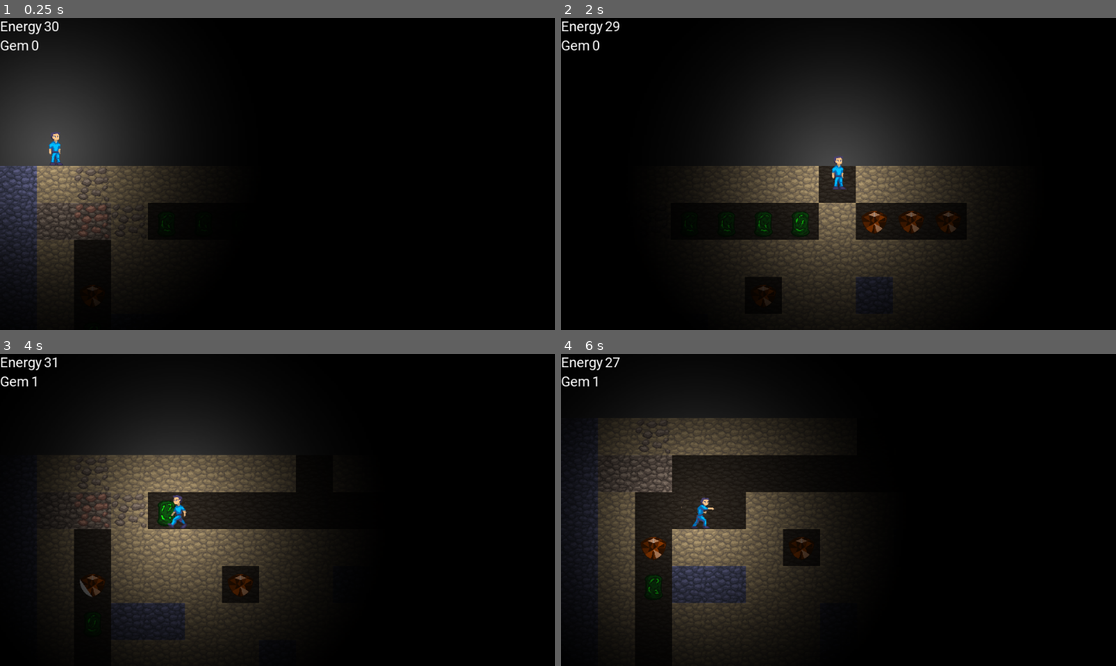
Above: before the commit, frames 1-4 (two rows, left to right).
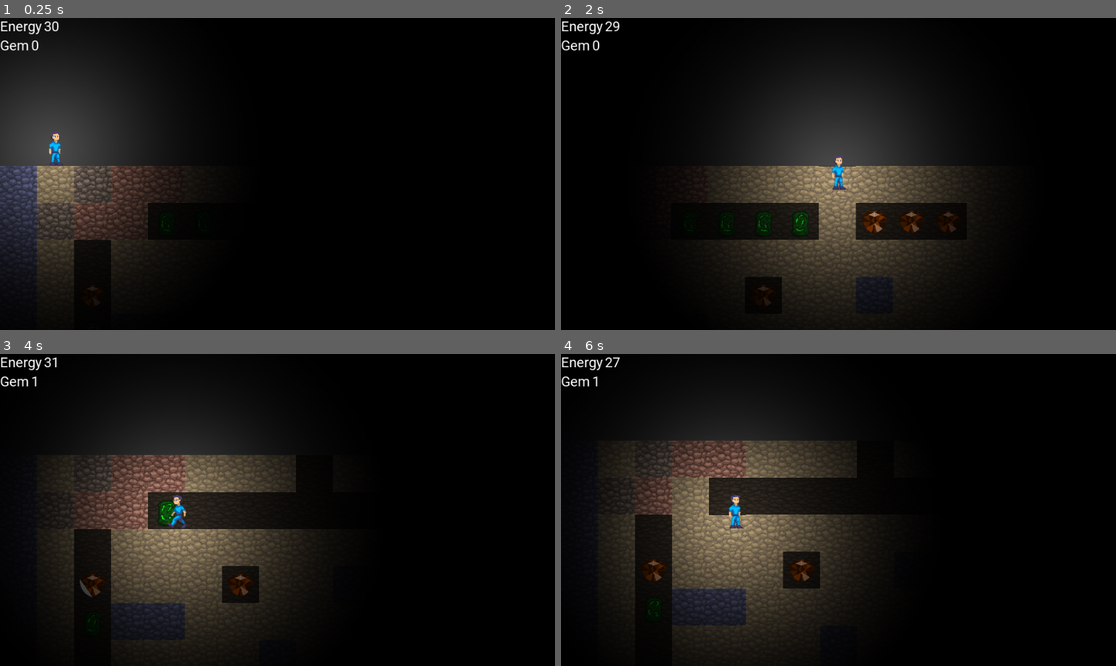
Above: after the commit, the same moments.

Repository: jusw85/ld48-godot
Game: Godot game, scene res://main.tscn
The game is run twice, just before and just after one commit, with the same random seed, the same clock (stepped at 60 frames per second) and the same inputs.
Inputs:
- Up to frame 1 (0.25 s): no input
- Up to frame 2 (2 s): tap Enter at 0.5 s; hold Right (ui_right) 0.53-1.28 s; hold Down (ui_down) from 1.28 s (still down)
- Up to frame 3 (4 s): release Down (ui_down) at 2.03 s; hold Right (ui_right) 2.03-2.78 s; hold Up (ui_up) 2.78-3.53 s; tap R (restart) at 3.5 s; hold Left (ui_left) from 3.53 s (still down)
- Up to frame 4 (6 s): release Left (ui_left) at 5.03 s; hold Down (ui_down) 5.03-5.78 s; hold Right (ui_right) from 5.78 s (still down)

The runs differ from the first frame. In frame 1, 0.3% of the frame differs, in the area x 13-22%, y 47-70%; in frame 2, 0.7%; in frame 3, 0.8%; in frame 4, 15%, in the area x 1-55%, y 20-89%.

Commit message:
Add rock crumble

Diff:
--- a/collectibles/fuel.tscn
+++ b/collectibles/fuel.tscn
@@ -48,7 +48,6 @@
 [node name="AnimatedSprite" type="AnimatedSprite" parent="Area2D"]
 frames = SubResource( 6 )
 animation = "flash"
-frame = 3
 playing = true
 
 [connection signal="body_entered" from="Area2D" to="." method="_on_Area2D_body_entered"]
--- a/level/level.tscn
+++ b/level/level.tscn
@@ -139,7 +139,7 @@
 [node name="TileMap" type="TileMap" parent="."]
 tile_set = SubResource( 9 )
 format = 1
-tile_data = PoolIntArray( 0, 4, 7, 1, 4, 1, 2, 4, 2, 3, 4, 1, 4, 4, 1, 5, 4, 1, 6, 4, 1, 7, 4, 1, 8, 4, 1, 9, 4, 1, 10, 4, 1, 11, 4, 1, 12, 4, 1, 13, 4, 1, 14, 4, 1, 15, 4, 1, 16, 4, 1, 17, 4, 1, 18, 4, 1, 19, 4, 7, 65536, 4, 7, 65537, 4, 3, 65538, 4, 4, 65539, 4, 2, 65540, 0, 0, 65541, 0, 0, 65542, 0, 0, …(8848 unchanged characters)…
+tile_data = PoolIntArray( 0, 4, 7, 1, 4, 1, 2, 4, 3, 3, 4, 5, 4, 4, 5, 5, 4, 1, 6, 4, 1, 7, 4, 1, 8, 4, 1, 9, 4, 1, 10, 4, 1, 11, 4, 1, 12, 4, 1, 13, 4, 1, 14, 4, 1, 15, 4, 1, 16, 4, 1, 17, 4, 1, 18, 4, 1, 19, 4, 7, 65536, 4, 7, 65537, 4, 3, 65538, 4, 5, 65539, 4, 5, 65540, 0, 0, 65541, 0, 0, 65542, 0, 0, …(8848 unchanged characters)…
 
 [node name="LeftBounds" type="StaticBody2D" parent="."]
 
--- /dev/null
+++ b/level/rock_anim.gd
@@ -0,0 +1,12 @@
+extends Node2D
+
+
+onready var sprite: AnimatedSprite = $AnimatedSprite
+
+
+func start(anim: String):
+	sprite.play(anim)
+
+
+func _on_AnimatedSprite_animation_finished():
+	queue_free()
--- /dev/null
+++ b/level/rock_anim.tscn
@@ -0,0 +1,137 @@
+[gd_scene load_steps=24 format=2]
+
+[ext_resource path="res://level/crumble_all.png" type="Texture" id=1]
+[ext_resource path="res://level/rock_anim.gd" type="Script" id=2]
+
+[sub_resource type="AtlasTexture" id=12]
+flags = 4
+atlas = ExtResource( 1 )
+region = Rect2( 0, 0, 128, 128 )
+
+[sub_resource type="AtlasTexture" id=13]
+flags = 4
+atlas = ExtResource( 1 )
+region = Rect2( 128, 0, 128, 128 )
+
+[sub_resource type="AtlasTexture" id=14]
+flags = 4
+atlas = ExtResource( 1 )
+region = Rect2( 256, 0, 128, 128 )
+
+[sub_resource type="AtlasTexture" id=15]
+flags = 4
+atlas = ExtResource( 1 )
+region = Rect2( 384, 0, 128, 128 )
+
+[sub_resource type="AtlasTexture" id=16]
+flags = 4
+atlas = ExtResource( 1 )
+region = Rect2( 512, 0, 128, 128 )
+
+[sub_resource type="AtlasTexture" id=17]
+flags = 4
+atlas = ExtResource( 1 )
+region = Rect2( 0, 256, 128, 128 )
+
+[sub_resource type="AtlasTexture" id=18]
+flags = 4
+atlas = ExtResource( 1 )
+region = Rect2( 128, 256, 128, 128 )
+
+[sub_resource type="AtlasTexture" id=19]
+flags = 4
+atlas = ExtResource( 1 )
+region = Rect2( 256, 256, 128, 128 )
+
+[sub_resource type="AtlasTexture" id=20]
+flags = 4
+atlas = ExtResource( 1 )
+region = Rect2( 384, 256, 128, 128 )
+
+[sub_resource type="AtlasTexture" id=21]
+flags = 4
+atlas = ExtResource( 1 )
+region = Rect2( 512, 256, 128, 128 )
+
+[sub_resource type="AtlasTexture" id=1]
+flags = 4
+atlas = ExtResource( 1 )
+region = Rect2( 0, 384, 128, 128 )
+
+[sub_resource type="AtlasTexture" id=2]
+flags = 4
+atlas = ExtResource( 1 )
+region = Rect2( 128, 384, 128, 128 )
+
+[sub_resource type="AtlasTexture" id=3]
+flags = 4
+atlas = ExtResource( 1 )
+region = Rect2( 256, 384, 128, 128 )
+
+[sub_resource type="AtlasTexture" id=4]
+flags = 4
+atlas = ExtResource( 1 )
+region = Rect2( 384, 384, 128, 128 )
+
+[sub_resource type="AtlasTexture" id=5]
+flags = 4
+atlas = ExtResource( 1 )
+region = Rect2( 512, 384, 128, 128 )
+
+[sub_resource type="AtlasTexture" id=7]
+flags = 4
+atlas = ExtResource( 1 )
+region = Rect2( 0, 128, 128, 128 )
+
+[sub_resource type="AtlasTexture" id=8]
+flags = 4
+atlas = ExtResource( 1 )
+region = Rect2( 128, 128, 128, 128 )
+
+[sub_resource type="AtlasTexture" id=9]
+flags = 4
+atlas = ExtResource( 1 )
+region = Rect2( 256, 128, 128, 128 )
+
+[sub_resource type="AtlasTexture" id=10]
+flags = 4
+atlas = ExtResource( 1 )
+region = Rect2( 384, 128, 128, 128 )
+
+[sub_resource type="AtlasTexture" id=11]
+flags = 4
+atlas = ExtResource( 1 )
+region = Rect2( 512, 128, 128, 128 )
+
+[sub_resource type="SpriteFrames" id=6]
+animations = [ {
+"frames": [ SubResource( 12 ), SubResource( 13 ), SubResource( 14 ), SubResource( 15 ), SubResource( 16 ) ],
+"loop": false,
+"name": "crumble1",
+"speed": 10.0
+}, {
+"frames": [ SubResource( 17 ), SubResource( 18 ), SubResource( 19 ), SubResource( 20 ), SubResource( 21 ) ],
+"loop": false,
+"name": "crumble5",
+"speed": 10.0
+}, {
+"frames": [ SubResource( 1 ), SubResource( 2 ), SubResource( 3 ), SubResource( 4 ), SubResource( 5 ) ],
+"loop": false,
+"name": "crumble7",
+"speed": 10.0
+}, {
+"frames": [ SubResource( 7 ), SubResource( 8 ), SubResource( 9 ), SubResource( 10 ), SubResource( 11 ) ],
+"loop": false,
+"name": "crumble3",
+"speed": 10.0
+} ]
+
+[node name="Node2D" type="Node2D"]
+script = ExtResource( 2 )
+
+[node name="AnimatedSprite" type="AnimatedSprite" parent="."]
+position = Vector2( 32, 32 )
+frames = SubResource( 6 )
+animation = "crumble3"
+
+[connection signal="animation_finished" from="AnimatedSprite" to="." method="_on_AnimatedSprite_animation_finished"]
--- a/player/player.gd
+++ b/player/player.gd
@@ -22,6 +22,7 @@
 var to_del_downpunch: TileInfo
 
 const End := preload("res://gui/end.tscn")
+const RockBreak := preload("res://level/rock_anim.tscn")
 
 const Main := preload("res://main.gd")
 onready var game: Main = $"../"
@@ -135,14 +136,27 @@
 		change_fuel(-1)
 		var rock_id := int(tileinfo.autotile_id.x)
 		if rock_id == 1:
+			_spawn_rockbreak(tileinfo, 1)
 			tilemap.set_cellv(tileinfo.grid_pos, -1)
 		else:
+			if rock_id == 7 or \
+				rock_id == 5 or \
+				rock_id == 3:
+				_spawn_rockbreak(tileinfo, rock_id)
 			var new_autotile = tileinfo.autotile_id
 			new_autotile.x -= 1
 			tilemap.set_cell(tileinfo.grid_pos.x, tileinfo.grid_pos.y, \
 				tileinfo.tile_id, false, false, false, new_autotile)
 		return true
 	return false
+
+
+func _spawn_rockbreak(tileinfo: TileInfo, num: int) -> void:
+	var rb = RockBreak.instance()
+	tilemap.add_child(rb)
+	rb.position = tilemap.map_to_world(tileinfo.grid_pos)
+	rb.start("crumble" + str(num))
+
 
 func _flip_sprite(x_input: int) -> void:
 	if x_input > 0:
@@ -159,8 +173,13 @@
 		var tileinfo = to_del_downpunch
 		var rock_id := int(tileinfo.autotile_id.x)
 		if rock_id == 1:
+			_spawn_rockbreak(tileinfo, 1)
 			tilemap.set_cellv(tileinfo.grid_pos, -1)
 		else:
+			if rock_id == 7 or \
+				rock_id == 5 or \
+				rock_id == 3:
+				_spawn_rockbreak(tileinfo, rock_id)
 			var new_autotile = tileinfo.autotile_id
 			new_autotile.x -= 1
 			tilemap.set_cell(tileinfo.grid_pos.x, tileinfo.grid_pos.y, \
Binary file added: level/crumble_all.png
Not shown, added: level/crumble_all.png.import
